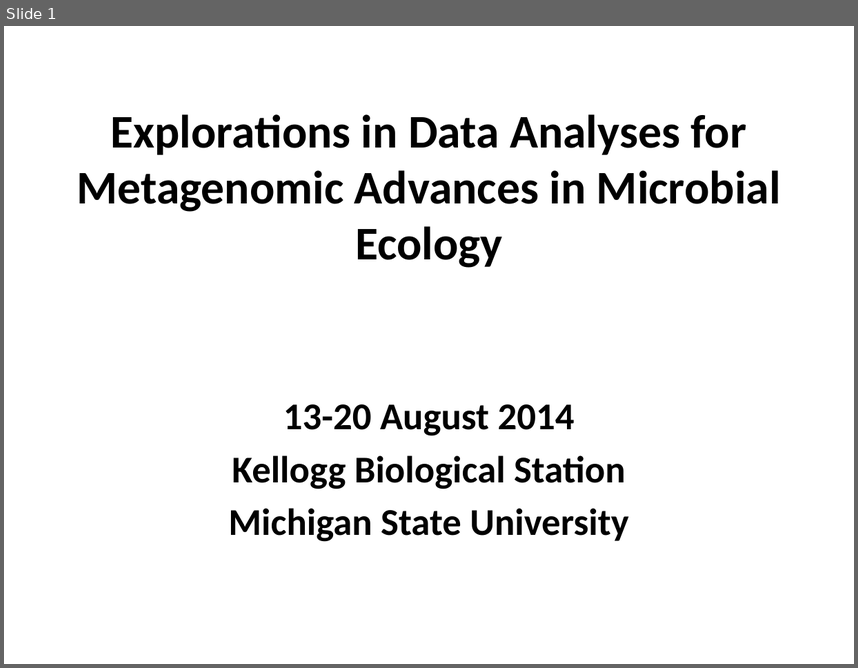
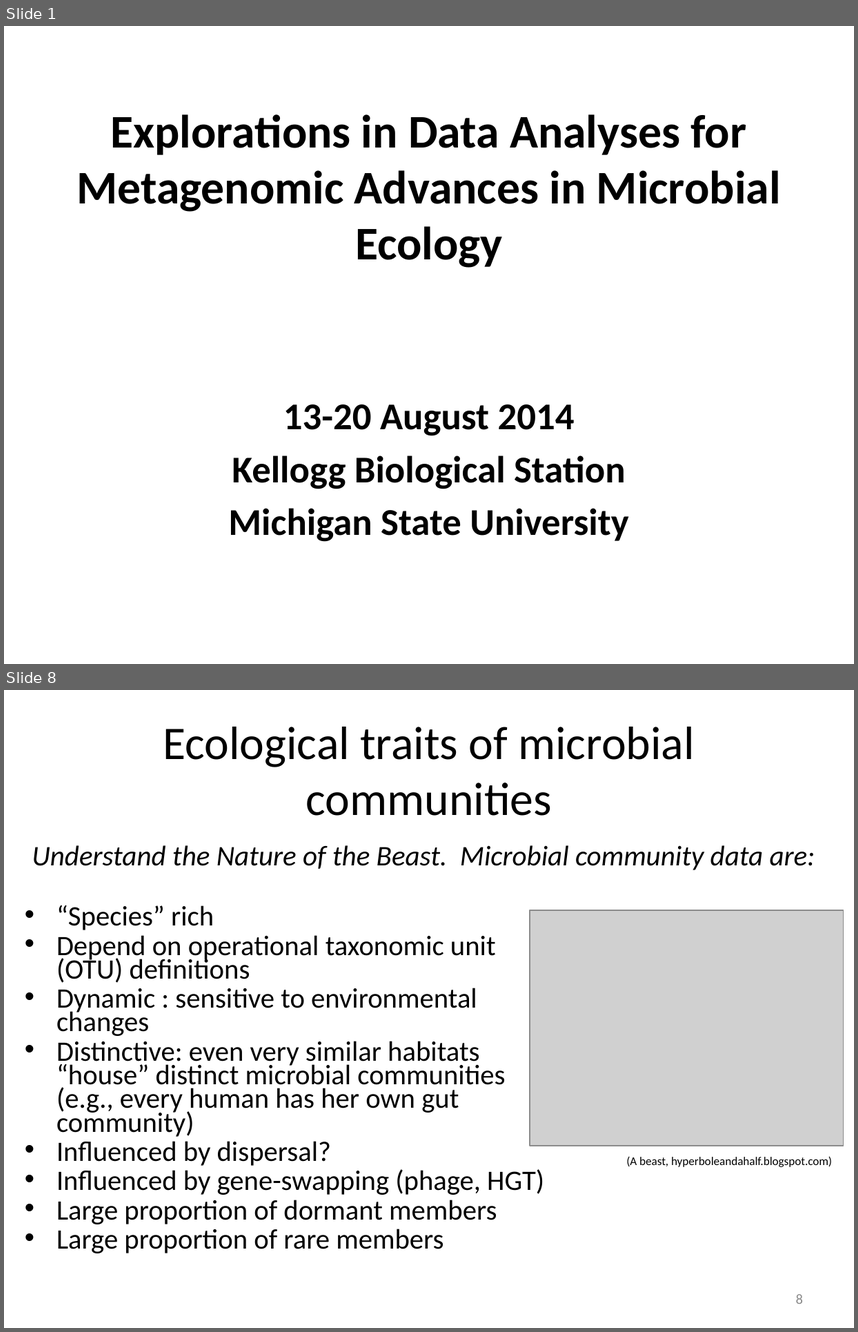
Before and after one commit to edamame-course/docs, a slide deck: extra/Presentations/2014-08-13-PM_Ashley_Lecture1.pptx. Shown one above the other, each under a label of ours: slide 1 before the commit, slides 1 and 8 after it; the slides between them are not shown. The pictures are 858x668 and 858x1332 pixels, drawn with LibreOffice and Linux fonts; fonts in the diff are those of the drawing; grey boxes stand for pictures; background and template pictures are left out. Boxes give left, top, right and bottom in pixels: in the first picture for what was removed or moved away, otherwise in the second. Text is boxed around its words. In the diff, an @@ line names an element or a change of style, - is before the commit and + after.

```diff
--- a/extra/Presentations/2014-08-13-PM_Ashley_Lecture1.pptx
+++ b/extra/Presentations/2014-08-13-PM_Ashley_Lecture1.pptx
@@ slide 8 added at (4, 690, 854, 1328), background #FFFFFF @@
@@ title added at (163, 727, 694, 816), 39.6 pt, text #000000 @@
+Ecological traits of microbial communities
@@ text added at (32, 845, 815, 870), 24 pt, text #000000, italic @@
+Understand the Nature of the Beast. Microbial community data are:
@@ text added at (56, 905, 544, 1253), 23.8 pt, text #000000 @@
+• “Species” rich
+• Depend on operational taxonomic unit (OTU) definitions
+• Dynamic : sensitive to environmental changes
+• Distinctive: even very similar habitats “house” distinct microbial communities (e.g., every human has her own gut community)
+• Influenced by dispersal?
+• Influenced by gene-swapping (phage, HGT)
+• Large proportion of dormant members
+• Large proportion of rare members
@@ picture added at (530, 910, 844, 1145) @@
@@ text added at (626, 1156, 832, 1167), 10 pt, text #000000 @@
+(A beast, hyperboleandahalf.blogspot.com)
@@ page number added at (796, 1294, 803, 1303), 12 pt, text #8C8C8C @@
+8
```
Also in this commit, not shown: 10 other slides added, 1 other file.
